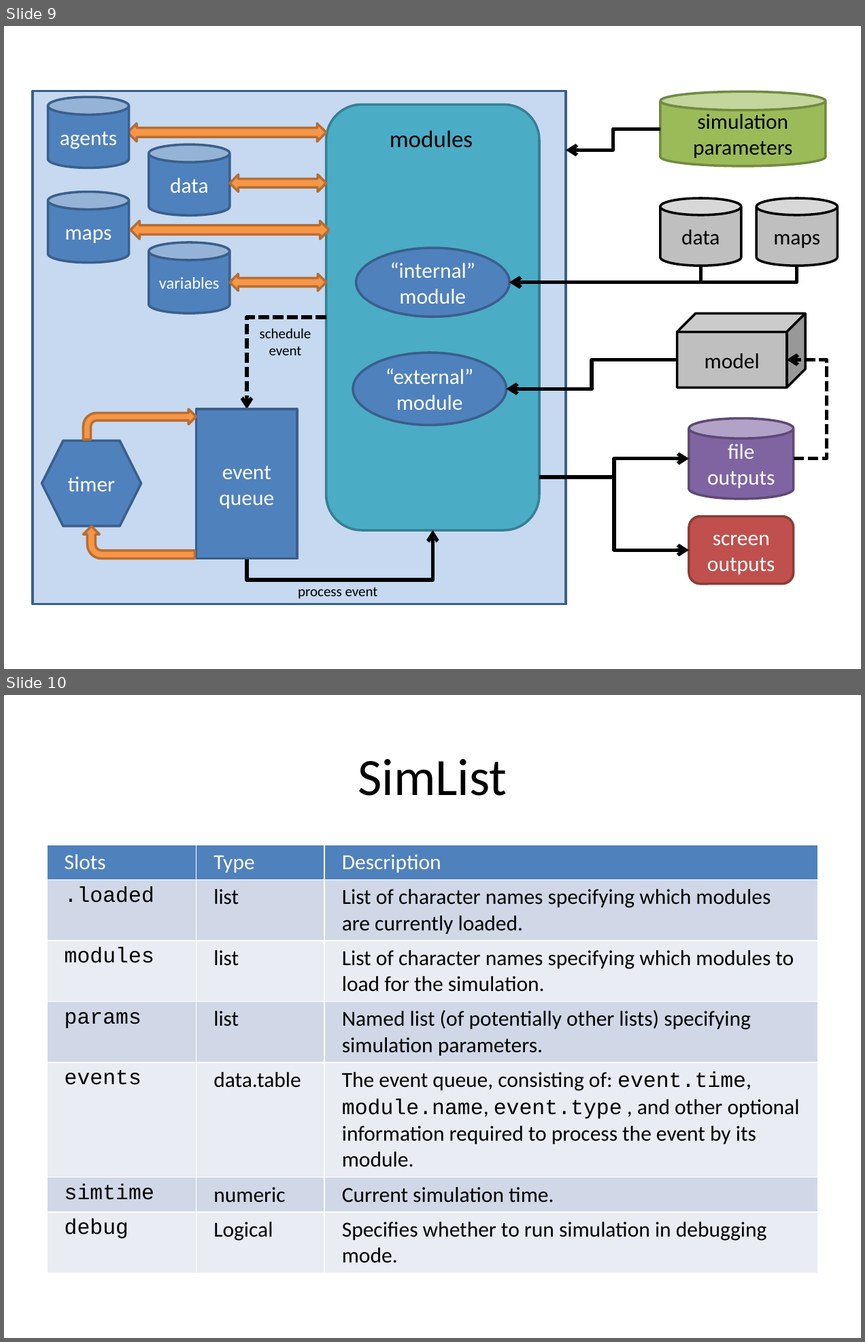
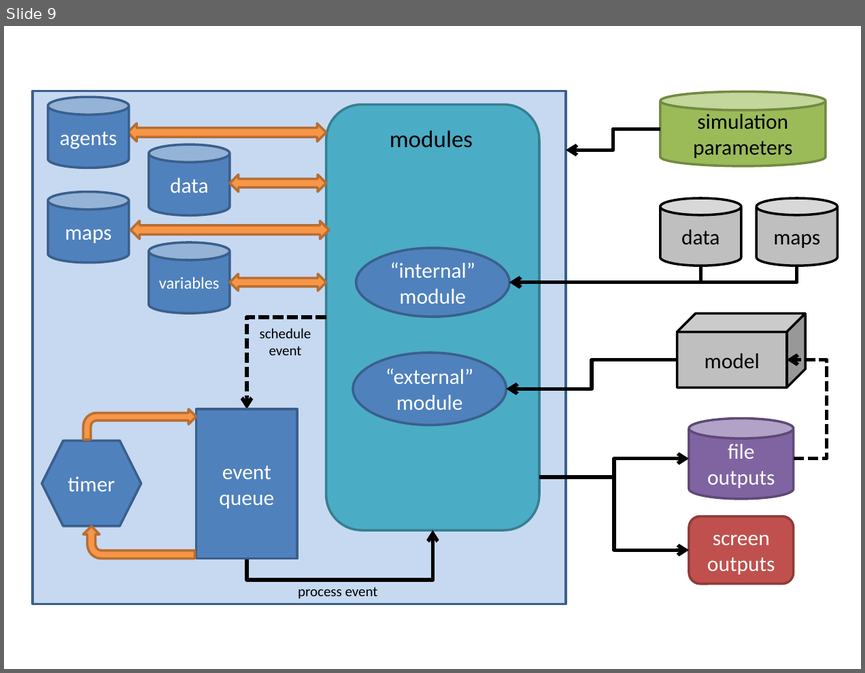
Before and after one commit to PredictiveEcology/SpaDES, a slide deck: development/SpaDES – Spatial Discrete Event Simulation.pptx. Shown one above the other, each under a label of ours: slides 9 and 10 before the commit, slide 9 after it. The pictures are 865x1342 and 865x673 pixels, drawn with LibreOffice and Linux fonts; fonts in the diff are those of the drawing. Boxes give left, top, right and bottom in pixels: in the first picture for what was removed or moved away, otherwise in the second. Text is boxed around its words. In the diff, an @@ line names an element or a change of style, - is before the commit and + after.

Commit message:
basic module vignette & assoc cleanup

```diff
--- a/development/SpaDES – Spatial Discrete Event Simulation.pptx
+++ b/development/SpaDES – Spatial Discrete Event Simulation.pptx
@@ slide 10 removed at (4, 695, 861, 1338), background #FFFFFF @@
@@ title removed at (358, 759, 507, 796) @@
-SimList
@@ table removed at (47, 845, 818, 1266), 7 rows, 3 columns @@
-Slots | Type | Description
-.loaded | list | List of character names specifying which modules are currently loaded.
-modules | list | List of character names specifying which modules to load for the simulation.
-params | list | Named list (of potentially other lists) specifying simulation parameters.
-events | data.table | The event queue, consisting of: event.time, module.name, event.type , and other optional information required to process the event by its module.
-simtime | numeric | Current simulation time.
-debug | Logical | Specifies whether to run simulation in debugging mode.
```
Also in this commit, not shown: 8 slides changed, 1 other slide removed, 28 other files.
